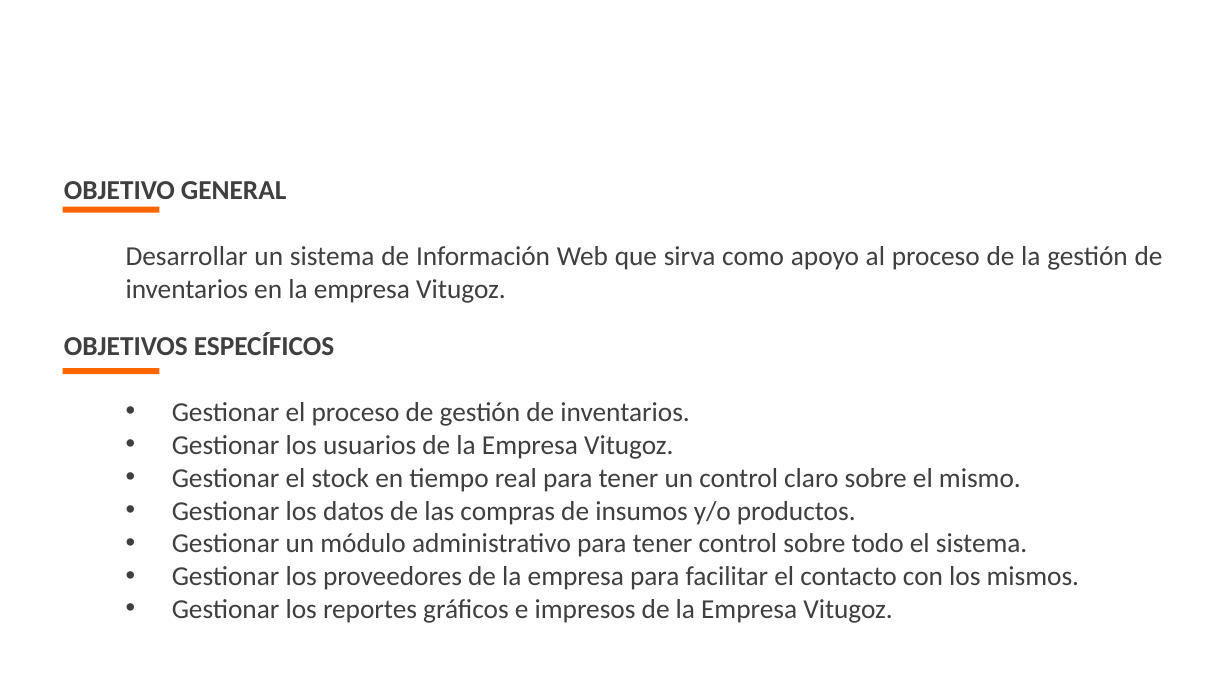
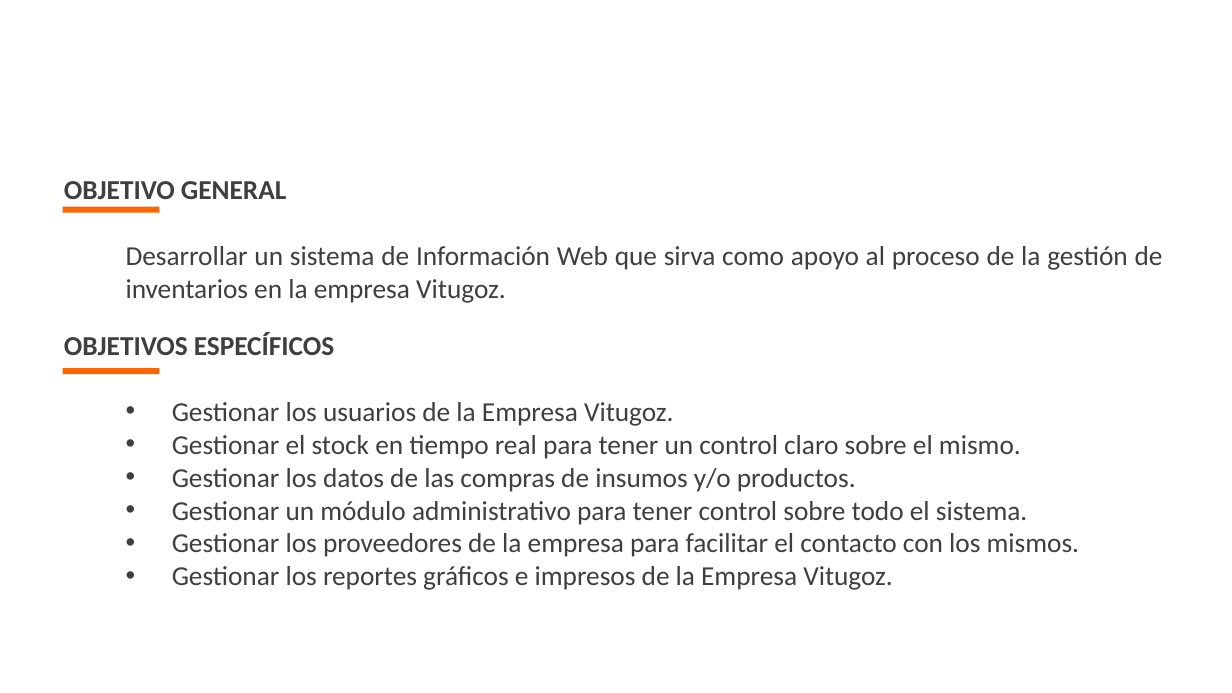
Before and after one commit to NicolasReatiga/Gestor-e, a slide deck: slide 7 of proy_formativo/documentacion/1er_Trim/1 - Plantilla de Presentación de la Sustentacion.pptx. Drawn at 1232x693 pixels with LibreOffice and Linux fonts; fonts in the diff are those of the drawing; background and template pictures are left out. Boxes give left, top, right and bottom in pixels: in the first picture for what was removed or moved away, otherwise in the second. Text is boxed around its words. In the diff, an @@ line names an element or a change of style, - is before the commit and + after.

```diff
--- a/proy_formativo/documentacion/1er_Trim/1 - Plantilla de Presentación de la Sustentacion.pptx
+++ b/proy_formativo/documentacion/1er_Trim/1 - Plantilla de Presentación de la Sustentacion.pptx
@@ text at (172, 402, 689, 426): paragraph removed @@
-  • Gestionar el proceso de gestión de inventarios.
```
Also in this commit, not shown: 4 other slides changed.
